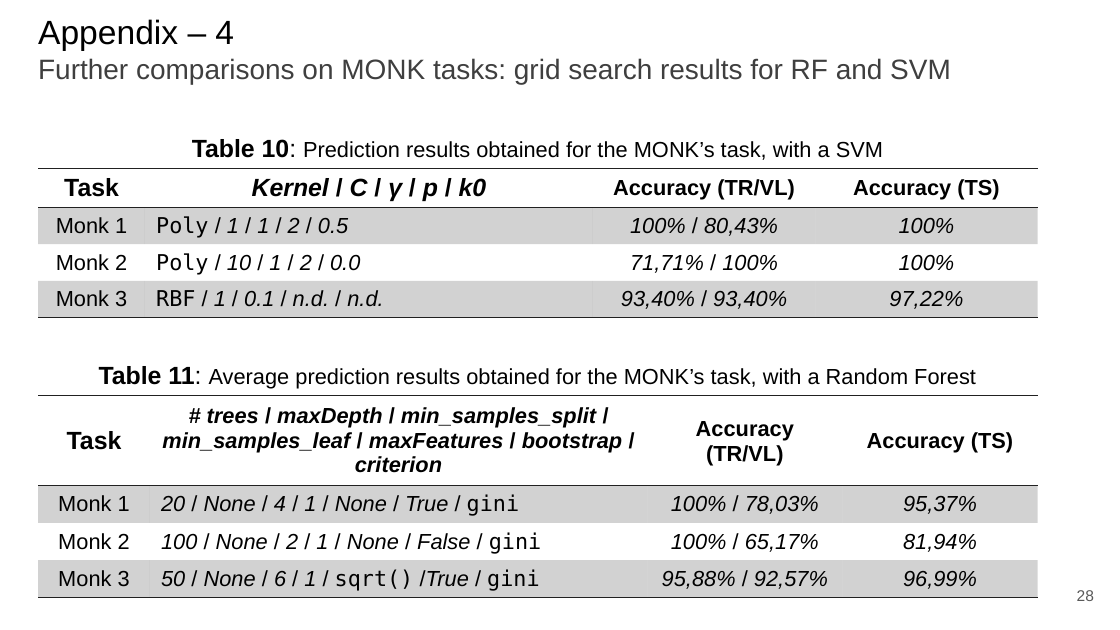
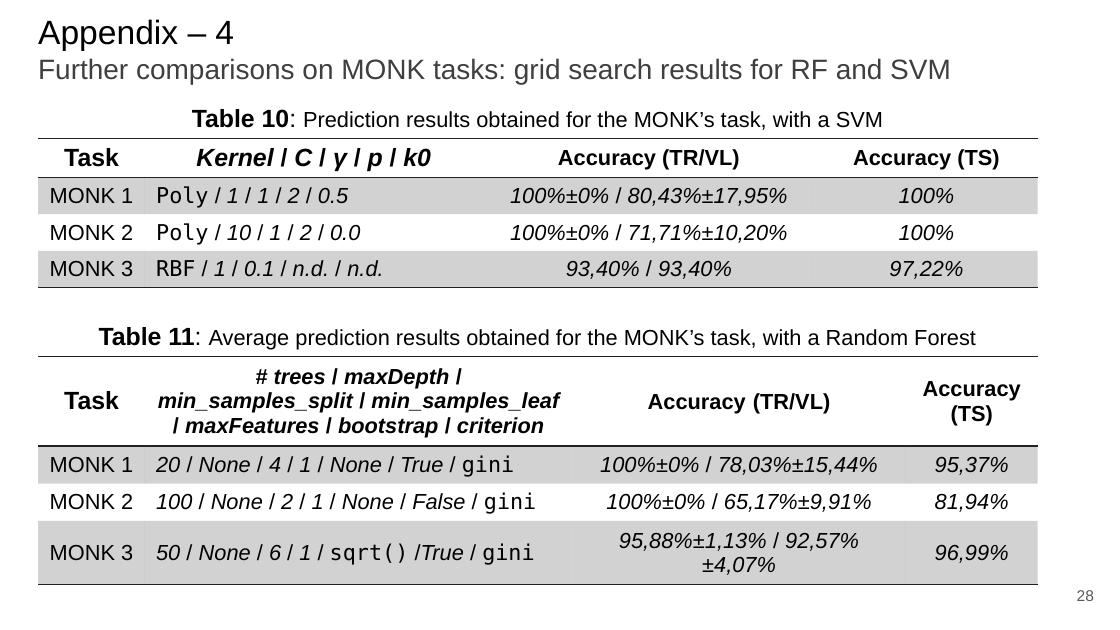
Before and after one commit to paolo-junior-mollica/machine-learning-project, a slide deck: slide 28 of relazione/ML-2023-PRJ-Slides-Demo.pptx. Drawn at 1120x630 pixels with LibreOffice and Linux fonts; fonts in the diff are those of the drawing. Boxes give left, top, right and bottom in pixels: in the first picture for what was removed or moved away, otherwise in the second. Text is boxed around its words. In the diff, an @@ line names an element or a change of style, - is before the commit and + after.

Commit message:
Report update: imported correct data for MONK, added data for SVM & RF for the CUP

```diff
--- a/relazione/ML-2023-PRJ-Slides-Demo.pptx
+++ b/relazione/ML-2023-PRJ-Slides-Demo.pptx
@@ text "Table 10: Prediction results obtained ...": place and size @@
-text "Table 10: Prediction results obtained ..." at [192,139,883,160]
+text "Table 10: Prediction results obtained ..." at [192,109,883,130]
@@ table: place and size @@
-table at [38,168,1038,321]
+table at [38,139,1037,292]
@@ table at [38,139,1037,292] @@
-row 2, column 1: Monk 1
+row 2, column 1: MONK 1
-row 2, column 3: 100% / 80,43%
+row 2, column 3: 100%±0% / 80,43%±17,95%
-row 3, column 1: Monk 2
+row 3, column 1: MONK 2
-row 3, column 3: 71,71% / 100%
+row 3, column 3: 100%±0% / 71,71%±10,20%
-row 4, column 1: Monk 3
+row 4, column 1: MONK 3
@@ text "Table 11: Average prediction results ...": place and size @@
-text "Table 11: Average prediction results ..." at [99,366,976,389]
+text "Table 11: Average prediction results ..." at [99,327,976,350]
@@ table at [38,356,1038,584] @@
-row 2, column 1: Monk 1
+row 2, column 1: MONK 1
-row 2, column 3: 100% / 78,03%
+row 2, column 3: 100%±0% / 78,03%±15,44%
-row 3, column 1: Monk 2
+row 3, column 1: MONK 2
-row 3, column 3: 100% / 65,17%
+row 3, column 3: 100%±0% / 65,17%±9,91%
-row 4, column 1: Monk 3
+row 4, column 1: MONK 3
-row 4, column 3: 95,88% / 92,57%
+row 4, column 3: 95,88%±1,13% / 92,57%±4,07%
@@ table: place and size @@
-table at [38,395,1037,597]
+table at [38,356,1038,584]
```
Also in this commit, not shown: 9 other slides changed, 1 slide added.
